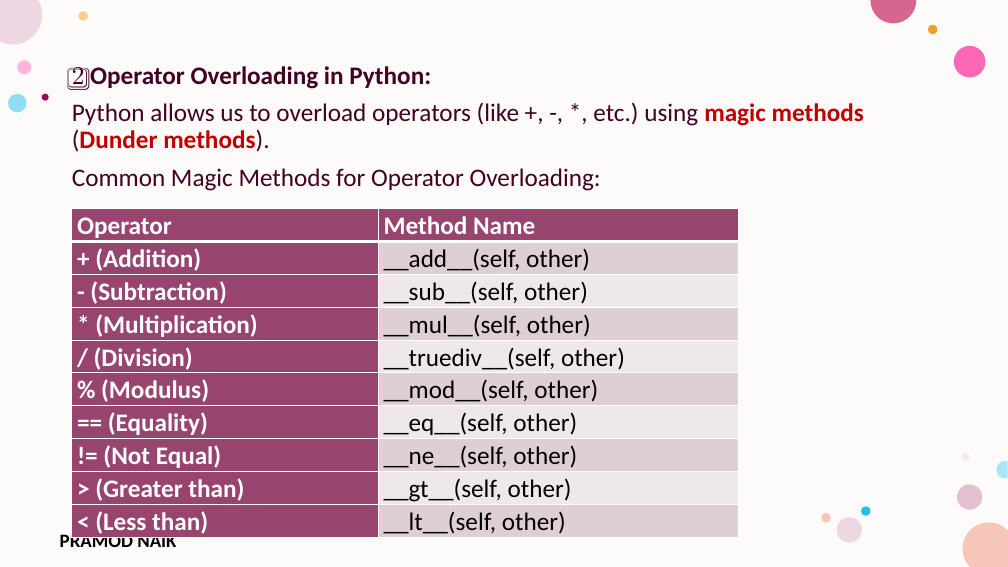
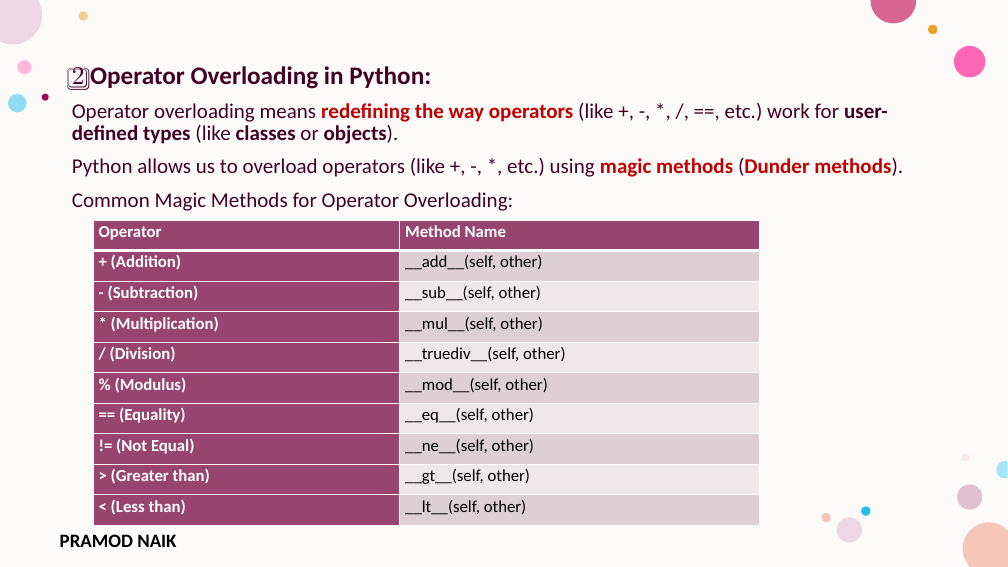
Before and after one commit to PRAMODNAIK-DEV/Backend-Dev-using-Python-FastAPI, a slide deck: slide 43 of Python Fundamentals/Collections and Classes.pptx (slide 44 before the commit). Drawn at 1008x567 pixels with LibreOffice and Linux fonts; fonts in the diff are those of the drawing; background and template pictures are left out. Boxes give left, top, right and bottom in pixels: in the first picture for what was removed or moved away, otherwise in the second. Text is boxed around its words. In the diff, an @@ line names an element or a change of style, - is before the commit and + after.

```diff
--- a/Python Fundamentals/Collections and Classes.pptx
+++ b/Python Fundamentals/Collections and Classes.pptx
@@ text at bbox=[72, 103, 888, 144]: paragraph added @@
+Operator overloading means redefining the way operators (like +, -, *, /, ==, etc.) work for user-defined types (like classes or objects).
@@ text at bbox=[72, 158, 903, 211]: size 24 to 20 pt in "Python allows us to overload operators (like ...", "Common Magic Methods for Operator Overloading:" @@
@@ table at bbox=[93, 220, 760, 526] @@
@@ size 24 to 16 pt @@
@@ table: place and size @@
-table at bbox=[71, 209, 738, 538]
+table at bbox=[93, 220, 760, 526]
```
Also in this commit, not shown: 7 other slides changed, 1 slide added, 1 slide removed, 4 other files.
